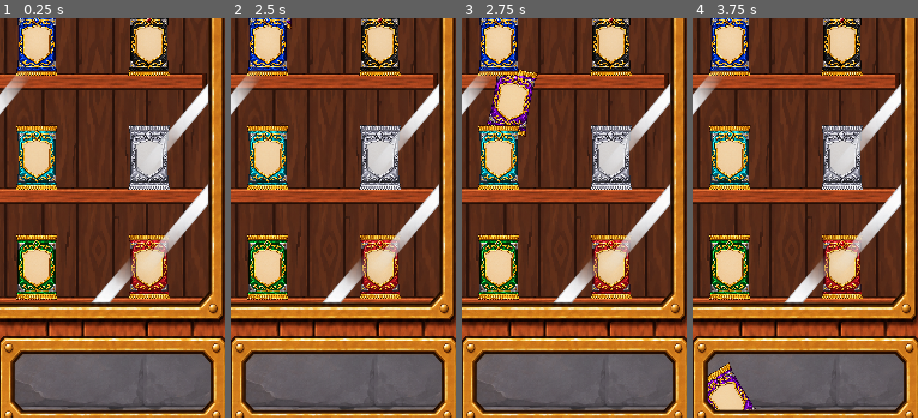
Above: before the commit, frames 1-4 (left to right).
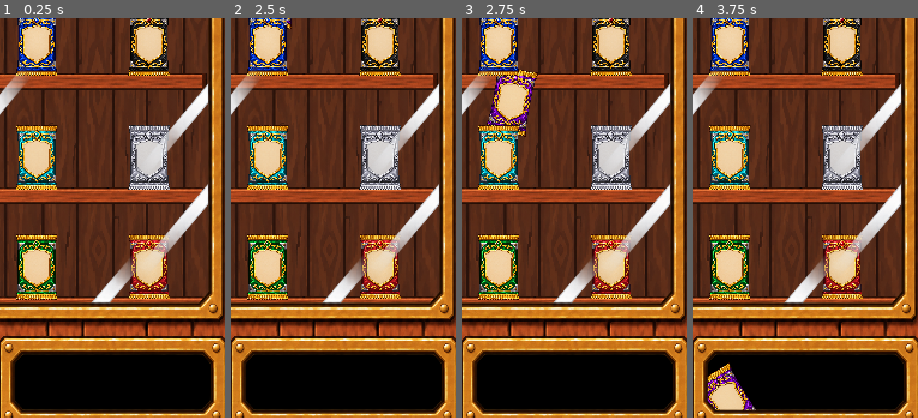
Above: after the commit, the same moments.

Repository: btulacha/vendingMachine
Game: Godot game, scene res://scenes/main.tscn
The game is run twice, just before and just after one commit, with the same random seed, the same clock (stepped at 60 frames per second) and the same inputs.
Inputs (mouse positions are % of the whole screen's width and height, from its top left):
- Up to frame 1 (0.25 s): no input
- Up to frame 2 (2.5 s): tap Enter at 0.5 s; move the mouse to (31, 31) at 0.52 s; click (31, 31) at 0.67 s; click "WRZUĆ 1 DUKAT" at 1.25 s; click "WRZUĆ 1 DUKAT" at 2 s
- Up to frame 3 (2.75 s): no input
- Up to frame 4 (3.75 s): move the mouse to (56, 31) at 2.77 s; click (56, 31) at 2.92 s; move the mouse to (31, 45) at 3.52 s; click (31, 45) at 3.67 s
The pictures show only the part of the screen within x 23-73%, y 42-92%; the shares and areas given below are measured in that part.

The runs differ from the first frame. In frame 1, 12% of the frame differs, in the area x 6-94%, y 84-98%; in frame 2, 12%; in frame 3, 12%; in frame 4, 10%.

Commit message:
popup animation for packages

Diff:
--- a/vending-machine/scenes/main.tscn
+++ b/vending-machine/scenes/main.tscn
@@ -26,6 +26,17 @@
 mouse_filter = 2
 texture = ExtResource("1_background")
 expand_mode = 1
+
+[node name="ColorRect" type="ColorRect" parent="." unique_id=292393512]
+layout_mode = 1
+anchors_preset = -1
+anchor_right = 0.106000006
+anchor_bottom = 0.062000003
+offset_left = 122.0
+offset_top = 789.0
+offset_right = 348.76
+offset_bottom = 829.48
+color = Color(0, 0, 0, 1)
 
 [node name="TextureRect" type="TextureRect" parent="." unique_id=811922102]
 layout_mode = 0
--- a/vending-machine/scripts/main.gd
+++ b/vending-machine/scripts/main.gd
@@ -315,7 +315,7 @@
 	elif event is InputEventScreenTouch:
 		pressed = event.pressed
 	if pressed:
-		_open_zoomed_package(index)
+		await _open_zoomed_package(index)
 
 
 func _open_zoomed_package(index: int) -> void:
@@ -324,80 +324,98 @@
 		prompt_tween.kill()
 	open_prompt.queue_free()
 	zoom_view.queue_free()
-	_show_contents(index)
-
-
-func _show_contents(index: int) -> void:
+	await _show_contents(index)
+
+
+func _show_contents(_index: int) -> void:
 	var overlay := ColorRect.new()
-	overlay.color = Color(0.05, 0.025, 0.015, 0.78)
+	overlay.color = Color("#241711")
+	overlay.modulate.a = 0.0
 	overlay.mouse_filter = Control.MOUSE_FILTER_STOP
 	overlay.set_anchors_and_offsets_preset(Control.PRESET_FULL_RECT)
 	add_child(overlay)
 
-	var center := CenterContainer.new()
-	center.set_anchors_and_offsets_preset(Control.PRESET_FULL_RECT)
-	overlay.add_child(center)
-
-	var panel := PanelContainer.new()
-	panel.custom_minimum_size = Vector2(minf(size.x * 0.86, 420.0), 250.0)
-	var panel_style := StyleBoxFlat.new()
-	panel_style.bg_color = Color("#4a2818")
-	panel_style.border_color = Color("#d49a45")
-	panel_style.set_border_width_all(4)
-	panel_style.set_corner_radius_all(10)
-	panel.add_theme_stylebox_override("panel", panel_style)
-	center.add_child(panel)
-
-	var margin := MarginContainer.new()
-	margin.add_theme_constant_override("margin_left", 24)
-	margin.add_theme_constant_override("margin_top", 20)
-	margin.add_theme_constant_override("margin_right", 24)
-	margin.add_theme_constant_override("margin_bottom", 20)
-	panel.add_child(margin)
-
-	var column := VBoxContainer.new()
-	column.add_theme_constant_override("separation", 20)
-	margin.add_child(column)
-
-	var title := Label.new()
-	title.text = "ZAWARTOŚĆ PACZKI"
-	title.horizontal_alignment = HORIZONTAL_ALIGNMENT_CENTER
-	title.add_theme_color_override("font_color", Color("#f4cb78"))
-	title.add_theme_font_size_override("font_size", 20)
-	column.add_child(title)
-
-	var reward_name := str(PACKAGE_INFO[index]["contents"])
-	if index == SWORD_PACKAGE_INDEX and sword_atlas != null:
-		var sword_index := _roll_sword_index()
-		var sword_texture := AtlasTexture.new()
-		sword_texture.atlas = sword_atlas
-		sword_texture.region = SWORD_REGIONS[sword_index]
-
-		var sword_icon := TextureRect.new()
-		sword_icon.texture = sword_texture
-		sword_icon.expand_mode = TextureRect.EXPAND_IGNORE_SIZE
-		sword_icon.stretch_mode = TextureRect.STRETCH_KEEP_ASPECT_CENTERED
-		sword_icon.texture_filter = CanvasItem.TEXTURE_FILTER_NEAREST
-		sword_icon.custom_minimum_size = SWORD_REGIONS[sword_index].size * 0.28
-		sword_icon.size_flags_horizontal = Control.SIZE_SHRINK_CENTER
-		sword_icon.mouse_filter = Control.MOUSE_FILTER_IGNORE
-		column.add_child(sword_icon)
-		reward_name = SWORD_NAMES[sword_index]
-
-	var contents := Label.new()
-	contents.text = reward_name
-	contents.horizontal_alignment = HORIZONTAL_ALIGNMENT_CENTER
-	contents.add_theme_color_override("font_color", Color("#fff3dc"))
-	contents.add_theme_font_size_override("font_size", 26)
-	column.add_child(contents)
+	var circle_center := size * 0.5
+	var expanding_circle := _create_reveal_circle(overlay, Color("#dba640"))
+	expanding_circle.position = circle_center
+	expanding_circle.scale = Vector2(0.001, 0.001)
+	var cover_radius: float = size.length() * 0.55
+	var cover_tween := create_tween()
+	cover_tween.set_parallel(true)
+	cover_tween.tween_property(
+		expanding_circle,
+		"scale",
+		Vector2(cover_radius, cover_radius),
+		0.72
+	).set_trans(Tween.TRANS_CUBIC).set_ease(Tween.EASE_OUT)
+	cover_tween.tween_property(overlay, "modulate:a", 1.0, 0.42)
+	await cover_tween.finished
+
+	var medallion_border := _create_reveal_circle(overlay, Color("#f5d17a"))
+	medallion_border.position = circle_center
+	medallion_border.scale = Vector2.ZERO
+	var medallion_center := _create_reveal_circle(overlay, Color("#253f48"))
+	medallion_center.position = circle_center
+	medallion_center.scale = Vector2.ZERO
+	var medallion_tween := create_tween()
+	medallion_tween.set_parallel(true)
+	medallion_tween.set_trans(Tween.TRANS_BACK)
+	medallion_tween.set_ease(Tween.EASE_OUT)
+	medallion_tween.tween_property(medallion_border, "scale", Vector2(144.0, 144.0), 0.48)
+	medallion_tween.tween_property(medallion_center, "scale", Vector2(132.0, 132.0), 0.48).set_delay(0.06)
+	await medallion_tween.finished
+
+	var sword_index := _roll_sword_index()
+	var sword_region: Rect2 = SWORD_REGIONS[sword_index]
+	var sword_texture := AtlasTexture.new()
+	sword_texture.atlas = sword_atlas
+	sword_texture.region = sword_region
+	var sword_size: Vector2 = sword_region.size * 0.58
+	var sword_icon := TextureRect.new()
+	sword_icon.texture = sword_texture
+	sword_icon.expand_mode = TextureRect.EXPAND_IGNORE_SIZE
+	sword_icon.stretch_mode = TextureRect.STRETCH_KEEP_ASPECT_CENTERED
+	sword_icon.texture_filter = CanvasItem.TEXTURE_FILTER_NEAREST
+	sword_icon.size = sword_size
+	sword_icon.pivot_offset = sword_size * 0.5
+	sword_icon.position = circle_center - sword_size * 0.5 + Vector2(0.0, 34.0)
+	sword_icon.rotation = -0.22
+	sword_icon.scale = Vector2(0.25, 0.25)
+	sword_icon.modulate.a = 0.0
+	sword_icon.mouse_filter = Control.MOUSE_FILTER_IGNORE
+	overlay.add_child(sword_icon)
+
+	var reward_label := Label.new()
+	reward_label.text = SWORD_NAMES[sword_index].to_upper()
+	reward_label.horizontal_alignment = HORIZONTAL_ALIGNMENT_CENTER
+	reward_label.vertical_alignment = VERTICAL_ALIGNMENT_CENTER
+	reward_label.add_theme_color_override("font_color", Color("#fff2cc"))
+	reward_label.add_theme_font_size_override("font_size", 25)
+	reward_label.position = Vector2(24.0, circle_center.y + 158.0)
+	reward_label.size = Vector2(size.x - 48.0, 44.0)
+	reward_label.modulate.a = 0.0
+	reward_label.mouse_filter = Control.MOUSE_FILTER_IGNORE
+	overlay.add_child(reward_label)
+
+	var icon_tween := create_tween()
+	icon_tween.set_parallel(true)
+	icon_tween.set_trans(Tween.TRANS_BACK)
+	icon_tween.set_ease(Tween.EASE_OUT)
+	icon_tween.tween_property(sword_icon, "position", circle_center - sword_size * 0.5, 0.48)
+	icon_tween.tween_property(sword_icon, "scale", Vector2.ONE, 0.48)
+	icon_tween.tween_property(sword_icon, "rotation", 0.0, 0.48)
+	icon_tween.tween_property(sword_icon, "modulate:a", 1.0, 0.3)
+	icon_tween.tween_property(reward_label, "modulate:a", 1.0, 0.35).set_delay(0.2)
+	await icon_tween.finished
 
 	var close_button := Button.new()
 	close_button.text = "ZAMKNIJ"
-	close_button.custom_minimum_size = Vector2(0.0, 52.0)
+	close_button.position = Vector2(size.x * 0.5 - 90.0, size.y - 118.0)
+	close_button.size = Vector2(180.0, 56.0)
 	close_button.focus_mode = Control.FOCUS_NONE
 	_apply_button_style(close_button, Color("#a85e30"))
-	close_button.pressed.connect(_close_contents.bind(overlay))
-	column.add_child(close_button)
+	close_button.pressed.connect(_close_contents.bind(overlay, _index))
+	overlay.add_child(close_button)
 
 
 func _roll_sword_index() -> int:
@@ -410,9 +428,21 @@
 	return SWORD_DROP_WEIGHTS.size() - 1
 
 
-func _close_contents(overlay: ColorRect) -> void:
+func _create_reveal_circle(parent: Node, color: Color) -> Polygon2D:
+	var points := PackedVector2Array()
+	for segment in 128:
+		var angle: float = TAU * float(segment) / 128.0
+		points.append(Vector2(cos(angle), sin(angle)))
+	var circle := Polygon2D.new()
+	circle.polygon = points
+	circle.color = color
+	parent.add_child(circle)
+	return circle
+
+
+func _close_contents(overlay: ColorRect, package_index: int) -> void:
 	overlay.queue_free()
-	var package: RigidBody2D = package_bodies[pending_index]
+	var package: RigidBody2D = package_bodies[package_index]
 	package.visible = false
 	package.input_pickable = false
 	package.collision_layer = 0
